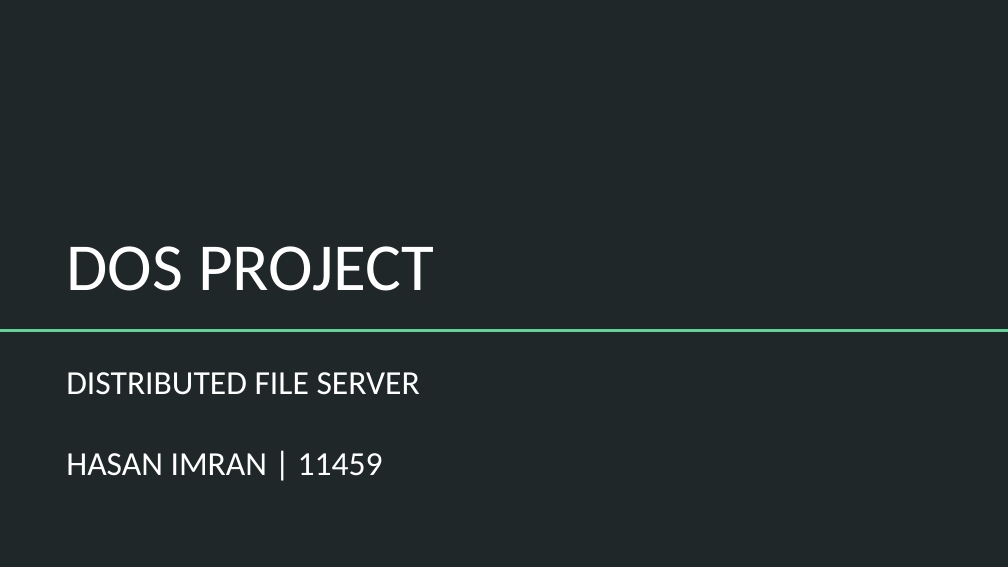
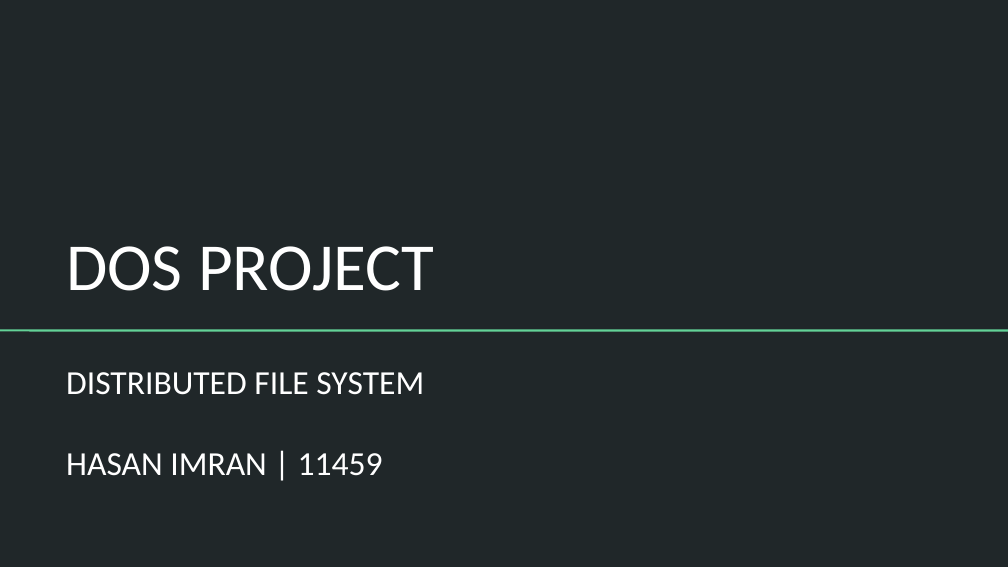
Before and after one commit to hasanimran96/Project-Distributed-File-System, a slide deck: slide 1 of DOS PROJECT PRESENTATION.pptx. Drawn at 1008x567 pixels with LibreOffice and Linux fonts; fonts in the diff are those of the drawing. Boxes give left, top, right and bottom in pixels: in the first picture for what was removed or moved away, otherwise in the second. Text is boxed around its words. In the diff, an @@ line names an element or a change of style, - is before the commit and + after.

Commit message:
added project presentation

```diff
--- a/DOS PROJECT PRESENTATION.pptx
+++ b/DOS PROJECT PRESENTATION.pptx
@@ text at (66,372,424,395): text changed @@
-DISTRIBUTED FILE SERVER
+DISTRIBUTED FILE SYSTEM
```
Also in this commit, not shown: 5 other slides changed.
